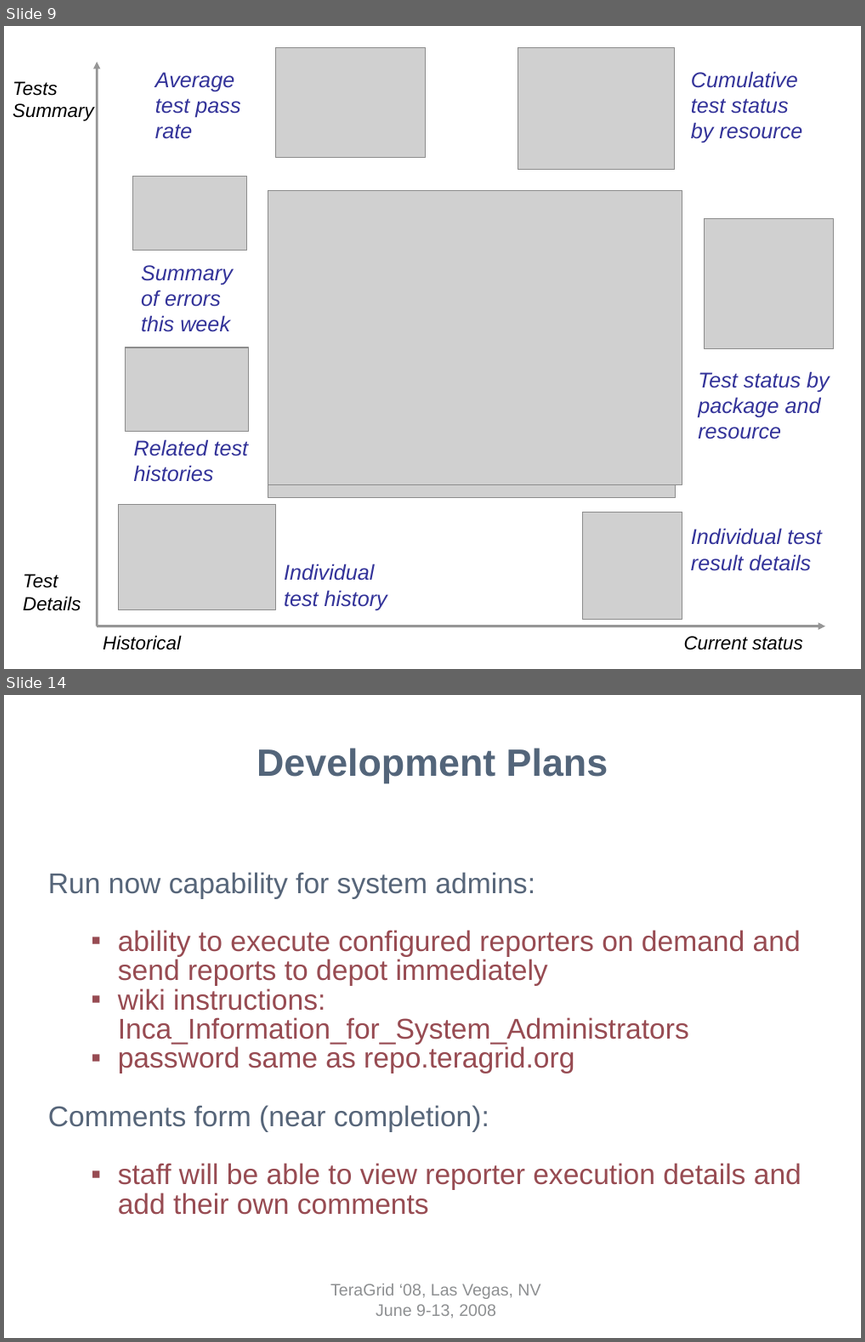
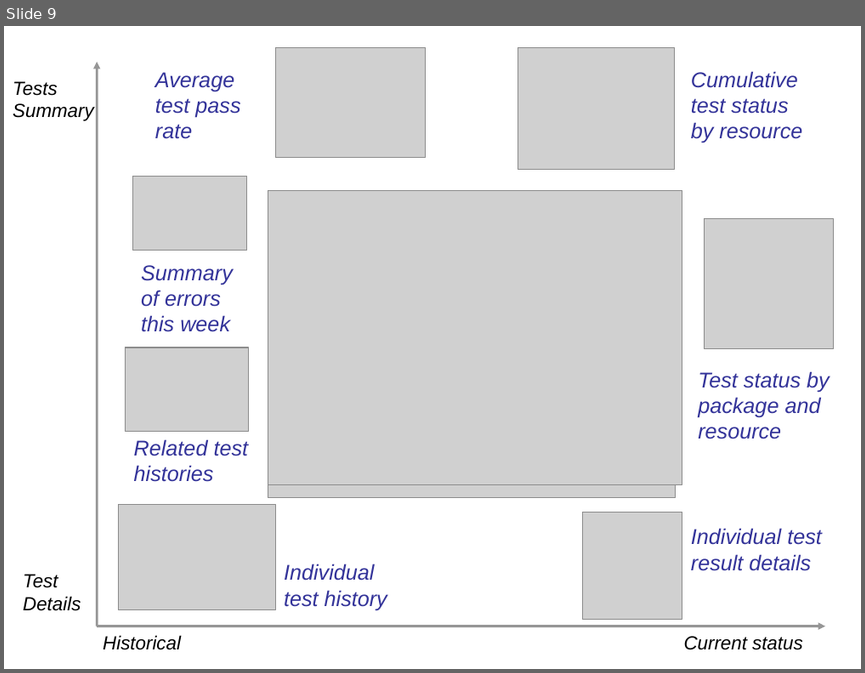
Before and after one commit to IncaProject/inca-xsede, a slide deck: talks/tg08/inca-tg08.ppt. Shown one above the other, each under a label of ours: slides 9 and 14 before the commit, slide 9 after it; the slides between them are not shown. The pictures are 865x1342 and 865x673 pixels, drawn with LibreOffice and Linux fonts; fonts in the diff are those of the drawing; grey boxes stand for pictures; background and template pictures are left out. Boxes give left, top, right and bottom in pixels: in the first picture for what was removed or moved away, otherwise in the second. Text is boxed around its words. In the diff, an @@ line names an element or a change of style, - is before the commit and + after.

```diff
--- a/talks/tg08/inca-tg08.ppt
+++ b/talks/tg08/inca-tg08.ppt
@@ slide 14 removed at box(4, 695, 861, 1338), background #FFFFFF @@
@@ title removed at box(256, 748, 608, 783) @@
-Development Plans
@@ text removed at box(48, 872, 801, 1214) @@
-Run now capability for system admins:
-  ▪ ability to execute configured reporters on demand and send reports to depot immediately
-  ▪ wiki instructions: Inca_Information_for_System_Administrators
-  ▪ password same as repo.teragrid.org
-Comments form (near completion):
-  ▪ staff will be able to view reporter execution details and add their own comments
@@ text removed at box(330, 1283, 540, 1318) @@
-TeraGrid ‘08, Las Vegas, NV
-June 9-13, 2008
```
Also in this commit, not shown: 6 slides changed, 3 slides added, 7 other slides removed.
